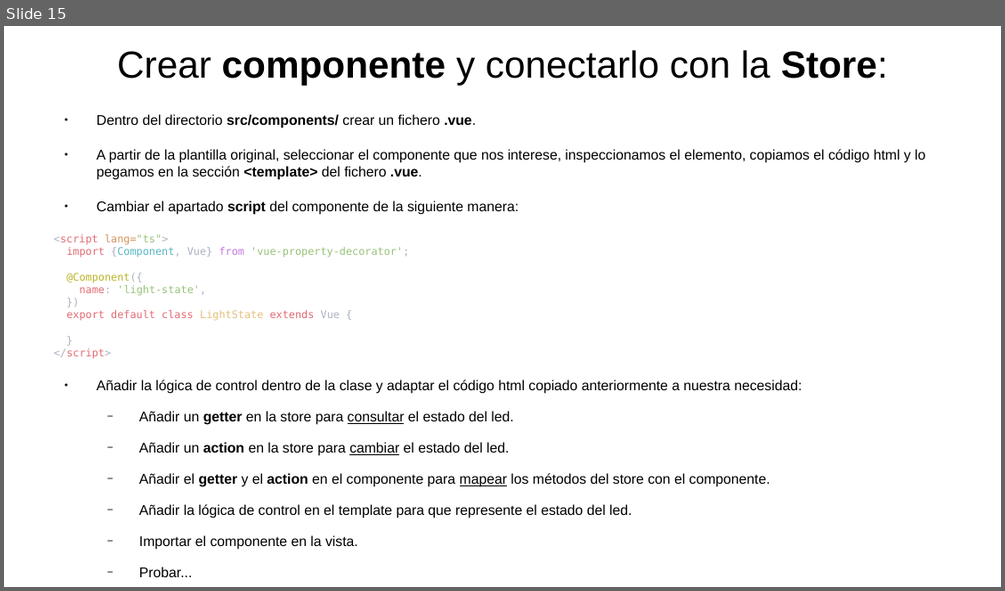
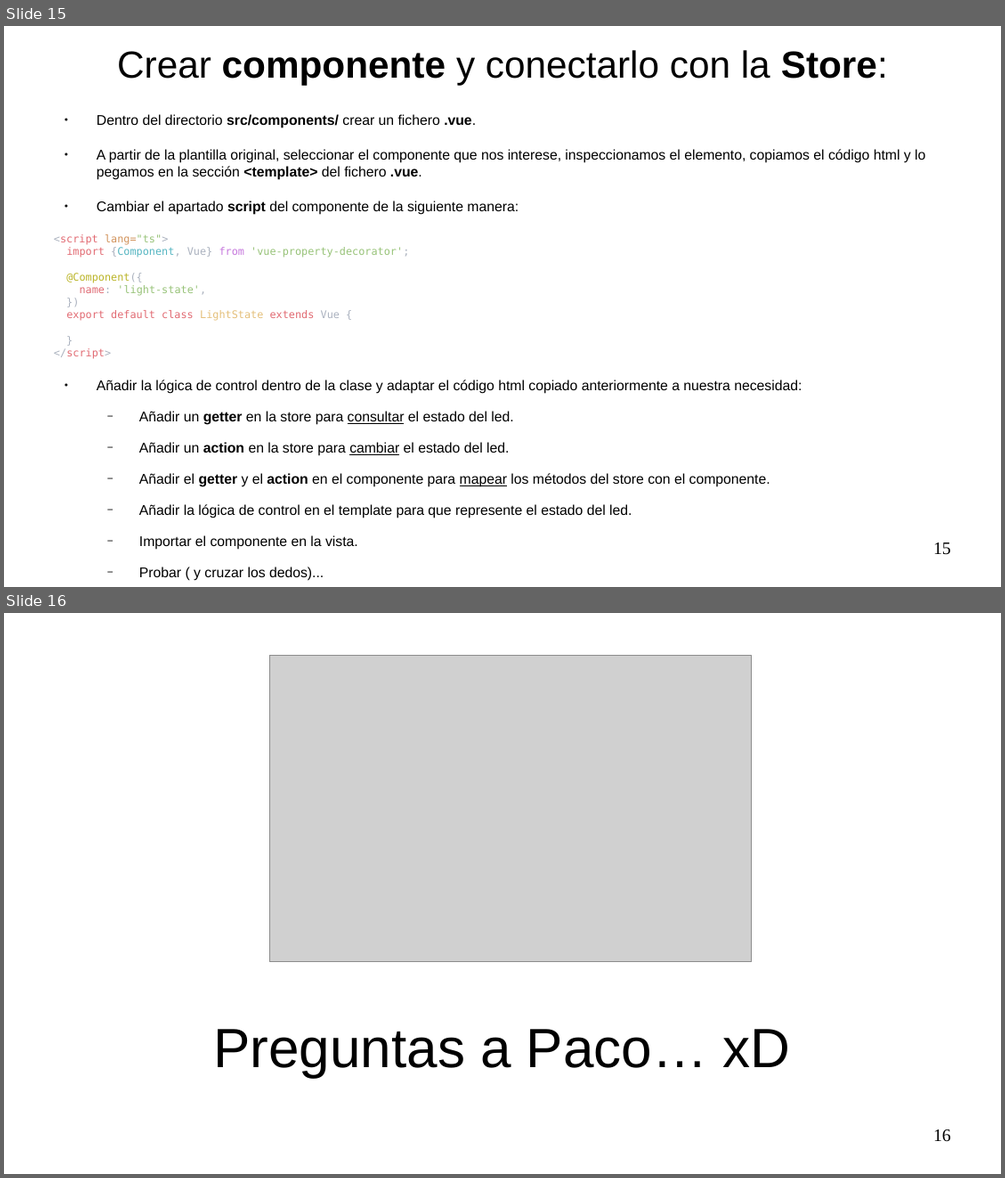
Before and after one commit to xino1010/vue-nest-arduino, a slide deck: presentacion/presentacion.odp. Shown one above the other, each under a label of ours: slide 15 before the commit, slides 15 and 16 after it. The pictures are 1005x591 and 1005x1178 pixels, drawn with LibreOffice and Linux fonts; fonts in the diff are those of the drawing; grey boxes stand for pictures. Boxes give left, top, right and bottom in pixels: in the first picture for what was removed or moved away, otherwise in the second. Text is boxed around its words. In the diff, an @@ line names an element or a change of style, - is before the commit and + after.

```diff
--- a/presentacion/presentacion.odp
+++ b/presentacion/presentacion.odp
@@ slide 16 added at box(4, 613, 1001, 1174), background #FFFFFF @@
@@ picture added at box(269, 656, 751, 962) @@
@@ title added at box(213, 1029, 791, 1077), 44 pt, text #000000 @@
+Preguntas a Paco… xD
@@ page number added at box(933, 1129, 951, 1142), 14 pt, text #000000 @@
+16
@@ slide 15 changed as well @@
@@ page number added at box(933, 542, 951, 555), 14 pt, text #000000 @@
+15
@@ text at box(139, 566, 324, 580): text changed @@
-  − Probar...
+  − Probar ( y cruzar los dedos)...
```
Also in this commit, not shown: 13 other slides changed, 1 other slide added, 1 slide removed, 9 other files.
